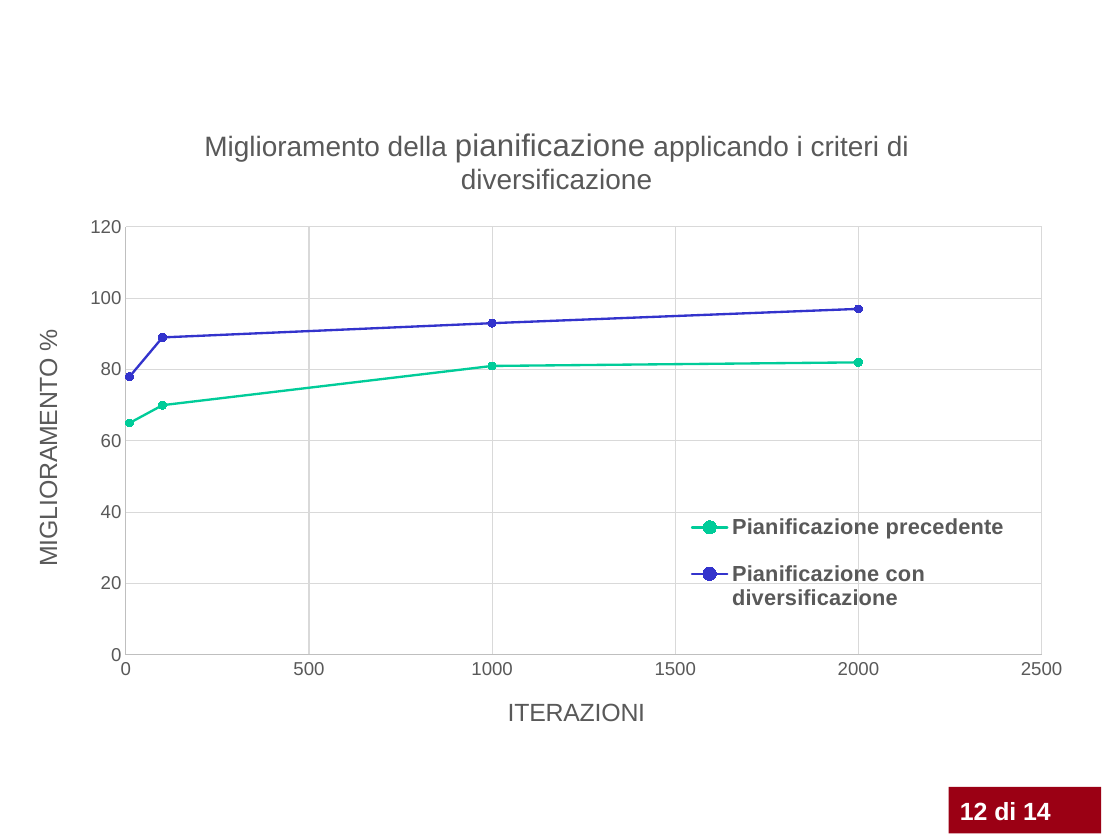
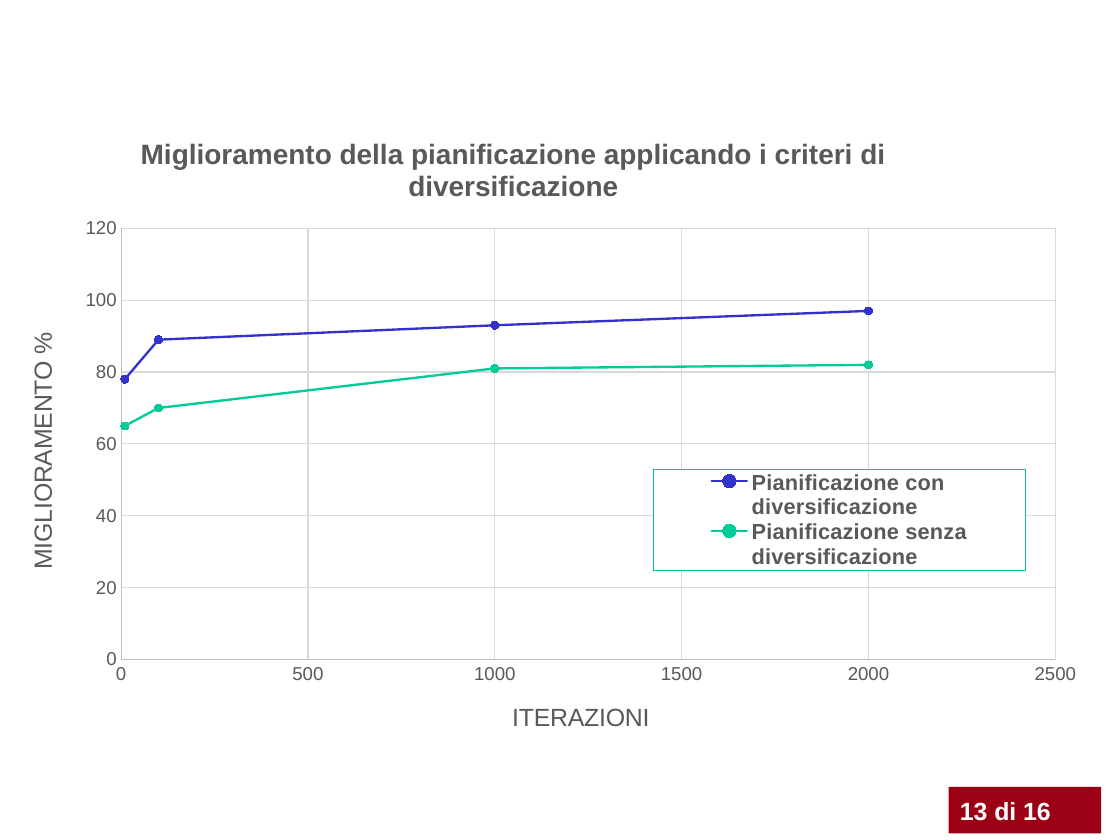
Before and after one commit to rikyb/Qontainer, a slide deck: slide 14 of presentazione/presentazione basso riccardo.pptx (slide 13 before the commit). Drawn at 1120x840 pixels with LibreOffice and Linux fonts; fonts in the diff are those of the drawing; background and template pictures are left out. Boxes give left, top, right and bottom in pixels: in the first picture for what was removed or moved away, otherwise in the second. Text is boxed around its words. In the diff, an @@ line names an element or a change of style, - is before the commit and + after.

```diff
--- a/presentazione/presentazione basso riccardo.pptx
+++ b/presentazione/presentazione basso riccardo.pptx
@@ scatter lines chart at [20,104,1102,753] @@
-Pianificazione precedente: (10, 65), (100, 70), (1000, 81), (2000, 82)
+Pianificazione con diversificazione: (10, 78), (100, 89), (1000, 93), (2000, 97)
@@ colour of Pianificazione con diversificazione #00CC99 to #3333CC @@
-Pianificazione con diversificazione: (10, 78), (100, 89), (1000, 93), (2000, 97)
+Pianificazione senza diversificazione: (10, 65), (100, 70), (1000, 81), (2000, 82)
@@ colour of Pianificazione senza diversificazione #3333CC to #00CC99 @@
@@ scatter lines chart: place and size @@
-scatter lines chart at [27,104,1086,748]
+scatter lines chart at [20,104,1102,753]
@@ text in rectangle at [960,802,1051,821]: text changed @@
-12 di 14
+13 di 16
@@ page number at [1011,809,1046,821]: text changed @@
-13/10
+14/10
```
Also in this commit, not shown: 12 other slides changed, 3 slides added, 1 slide removed, 6 other files.
